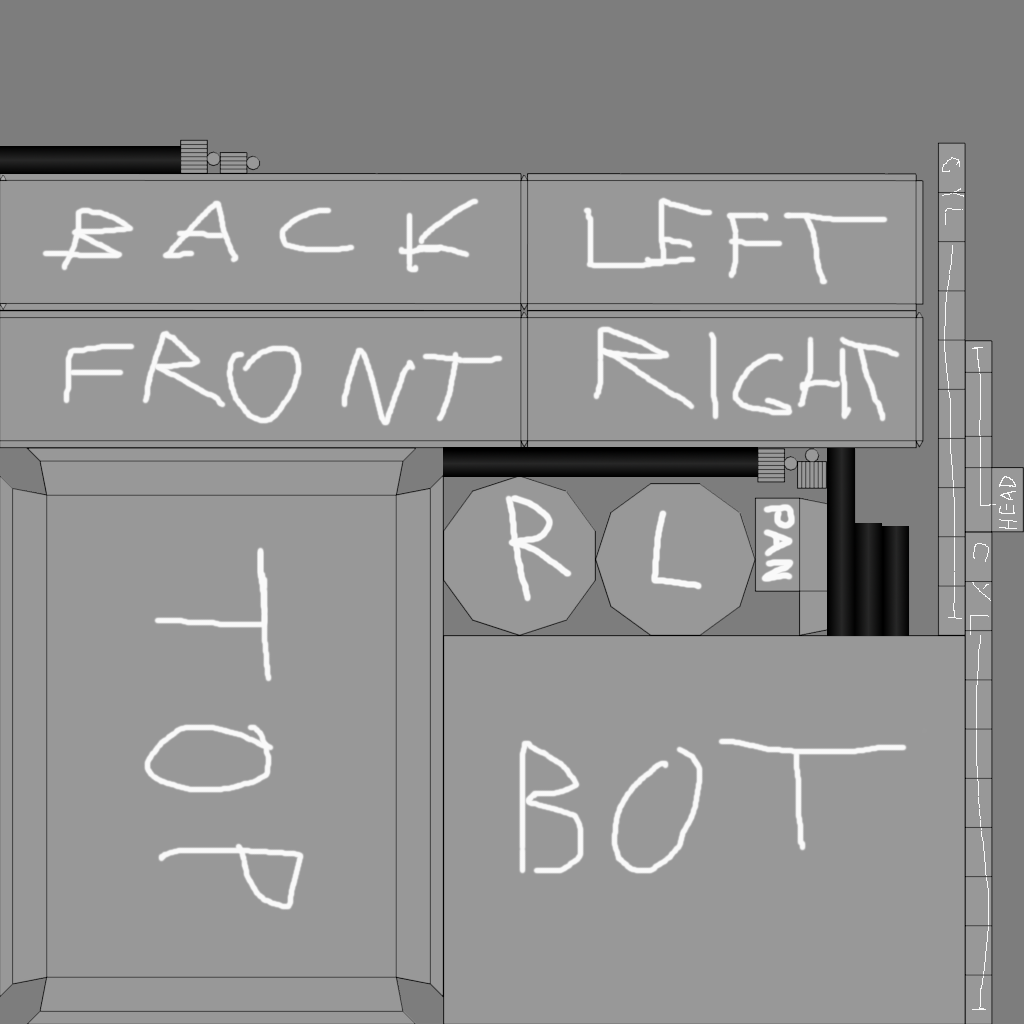
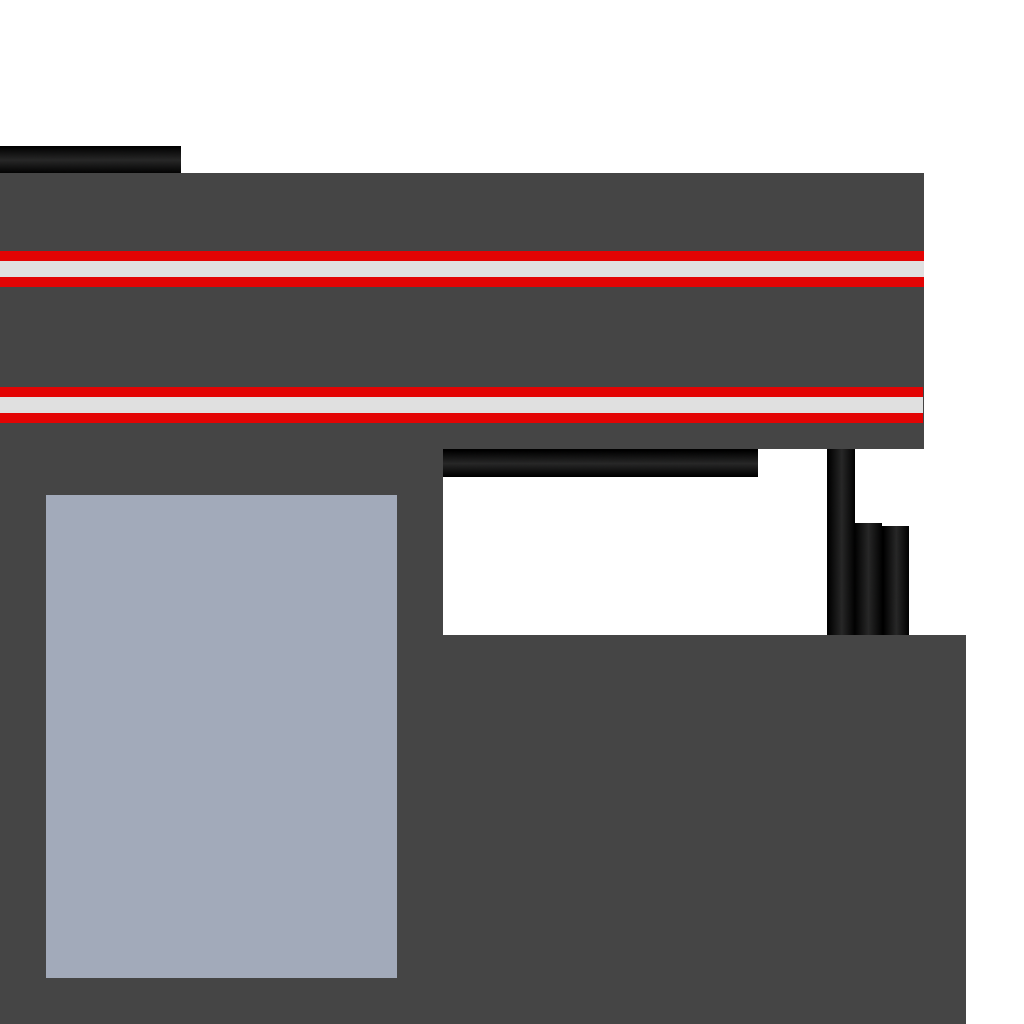
Revision of a layered 1024 x 1024 image; what changed, layer by layer:
hid group "UV Info" (2 layers), moved it above "Texture" over <box>0,0,1024,1024</box>
added layer "Housing" in group "Texture" over <box>46,495,397,978</box>
added group "Case" with 2 layers in group "Texture" over <box>0,173,966,1024</box>
added layer "CaseStripes" in group "Case" over <box>0,251,924,423</box>
added layer "CaseMetal" in group "Case" over <box>0,173,966,1024</box>
